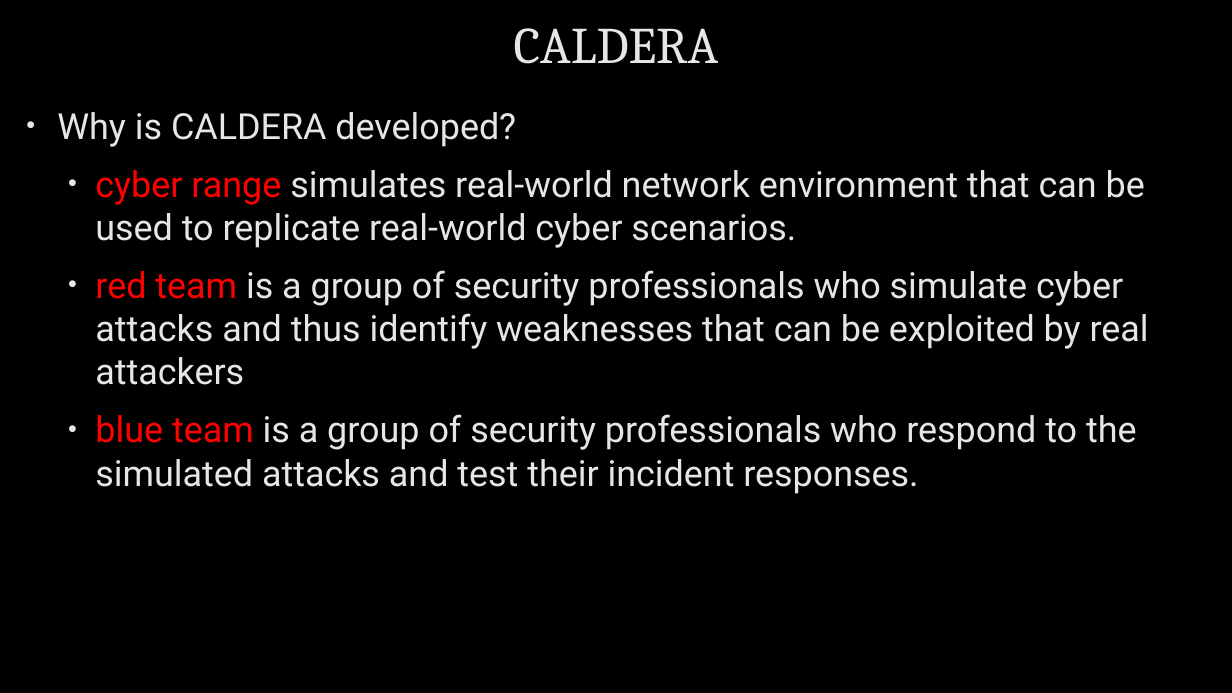
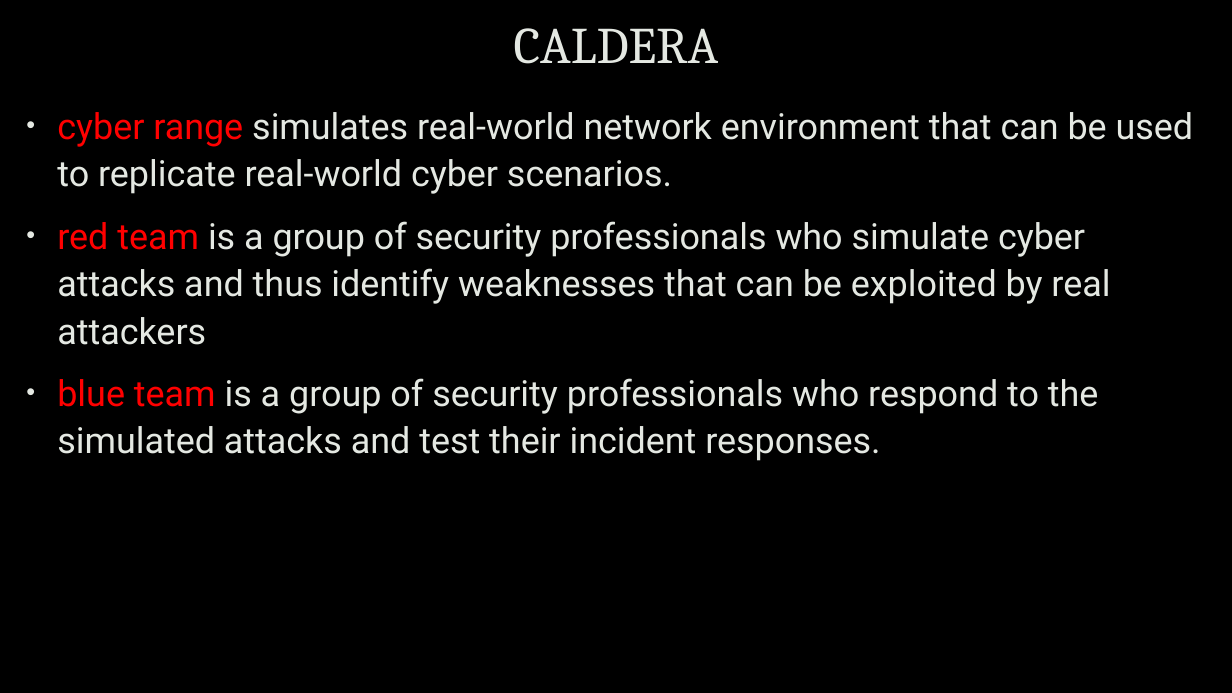
Before and after one commit to uwacyber/cits1003, a slide deck: slide 3 of cits1003-lecture_slides/CITS1003-7 Incidents-exercises.pptx (slide 26 before the commit). Drawn at 1232x693 pixels with LibreOffice and Linux fonts; fonts in the diff are those of the drawing; background and template pictures are left out. Boxes give left, top, right and bottom in pixels: in the first picture for what was removed or moved away, otherwise in the second. Text is boxed around its words. In the diff, an @@ line names an element or a change of style, - is before the commit and + after.

```diff
--- a/cits1003-lecture_slides/CITS1003-7 Incidents-exercises.pptx
+++ b/cits1003-lecture_slides/CITS1003-7 Incidents-exercises.pptx
@@ text "cyber range simulates real-world network ..." at <box>57,112,1194,461</box>: list level 2 to 1 in "cyber range simulates real-world network ..."; line spacing 1 to 1.1; list level 2 to 1 in "red team is a group ..."; list level 2 to 1 in "blue team is a group ..." @@
@@ text at <box>57,112,516,147</box>: paragraph removed @@
-• Why is CALDERA developed?
```
Also in this commit, not shown: 16 other slides changed, 10 slides added, 12 slides removed.
